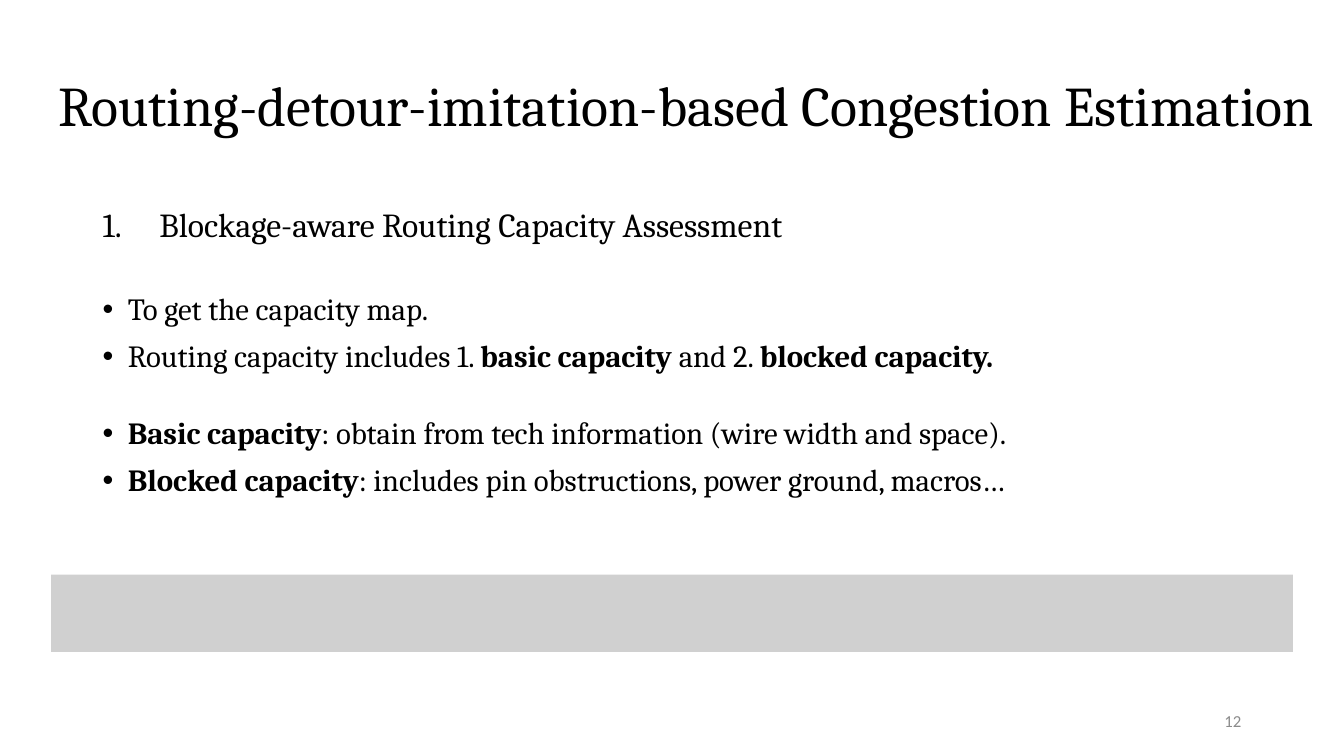
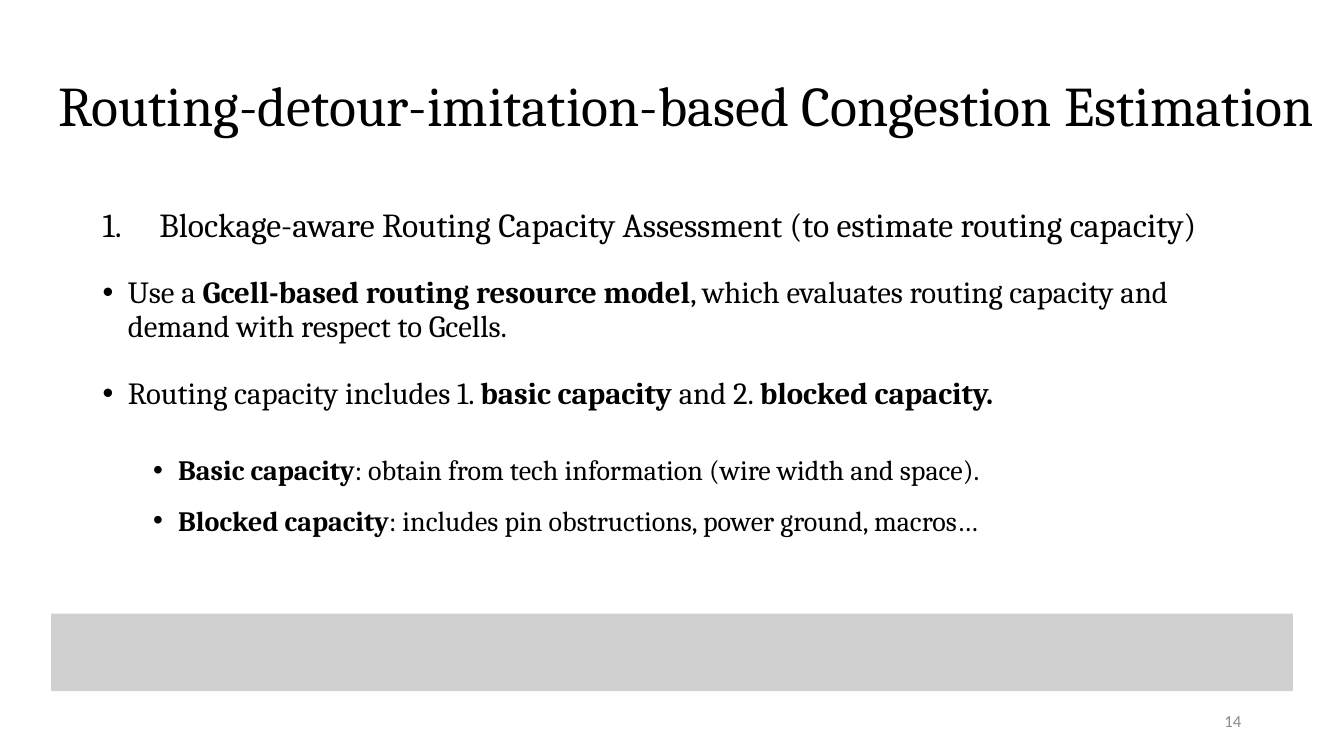
Before and after one commit to Pacific-Feng-Studuies/Studied-Papers, a slide deck: slide 15 of GM/Placement/PUFFER A Routability-Driven Placement Framework via Cell Padding/PUFFER A Routability-Driven Placement Framework via Cell Padding.pptx (slide 13 before the commit). Drawn at 1344x756 pixels with LibreOffice and Linux fonts; fonts in the diff are those of the drawing; grey boxes stand for pictures. Boxes give left, top, right and bottom in pixels: in the first picture for what was removed or moved away, otherwise in the second. Text is boxed around its words. In the diff, an @@ line names an element or a change of style, - is before the commit and + after.

```diff
--- a/GM/Placement/PUFFER A Routability-Driven Placement Framework via Cell Padding/PUFFER A Routability-Driven Placement Framework via Cell Padding.pptx
+++ b/GM/Placement/PUFFER A Routability-Driven Placement Framework via Cell Padding/PUFFER A Routability-Driven Placement Framework via Cell Padding.pptx
@@ text at [128,213,1197,344]: text changed; size 24 to 22 pt @@
-1. Blockage-aware Routing Capacity Assessment
-• To get the capacity map.
+1. Blockage-aware Routing Capacity Assessment (to estimate routing capacity)
+• Use a Gcell-based routing resource model, which evaluates routing capacity and demand with respect to Gcells.
@@ text at [178,460,979,537]: size 22 to 20 pt in "Basic capacity: obtain from tech information (wire ...", "Blocked capacity: includes pin obstructions, power ground, ..."; list level 1 to 2 in "Basic capacity: obtain from tech ..."; line spacing 0.9 to 1.3; list level 1 to 2 in "Blocked capacity: includes pin obstructions, ..." @@
@@ picture: place and size @@
-picture at [51,575,1294,652]
+picture at [51,614,1294,692]
@@ page number at [1224,716,1241,727]: text changed @@
-12
+14
```
Also in this commit, not shown: 3 other slides changed, 3 slides added.
